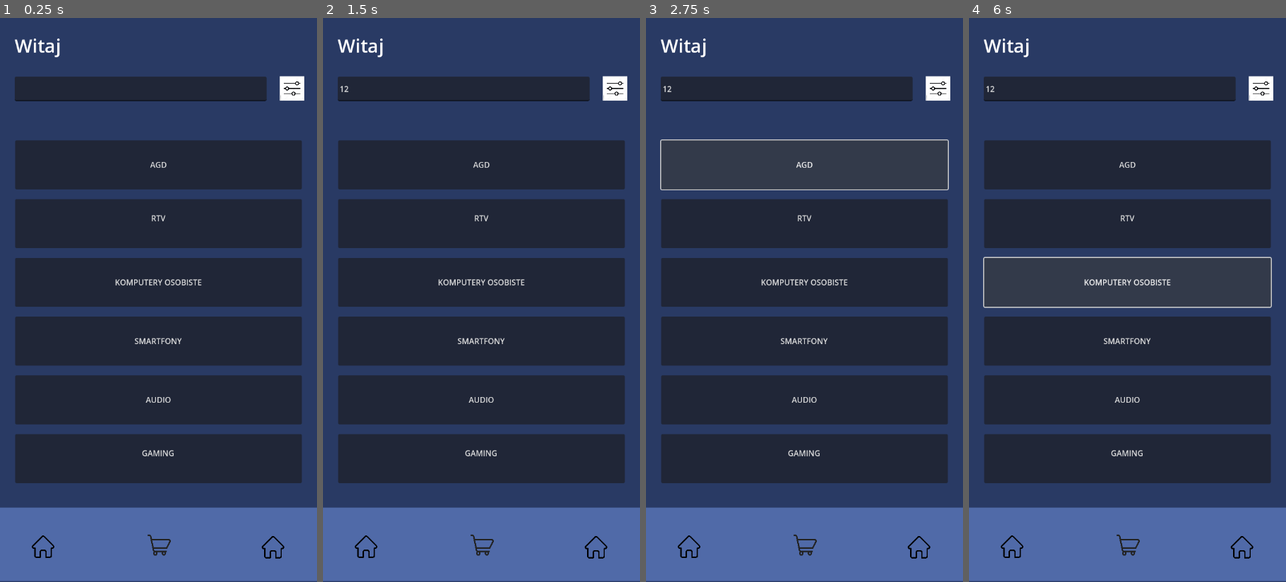
Above: before the commit, frames 1-4 (left to right).
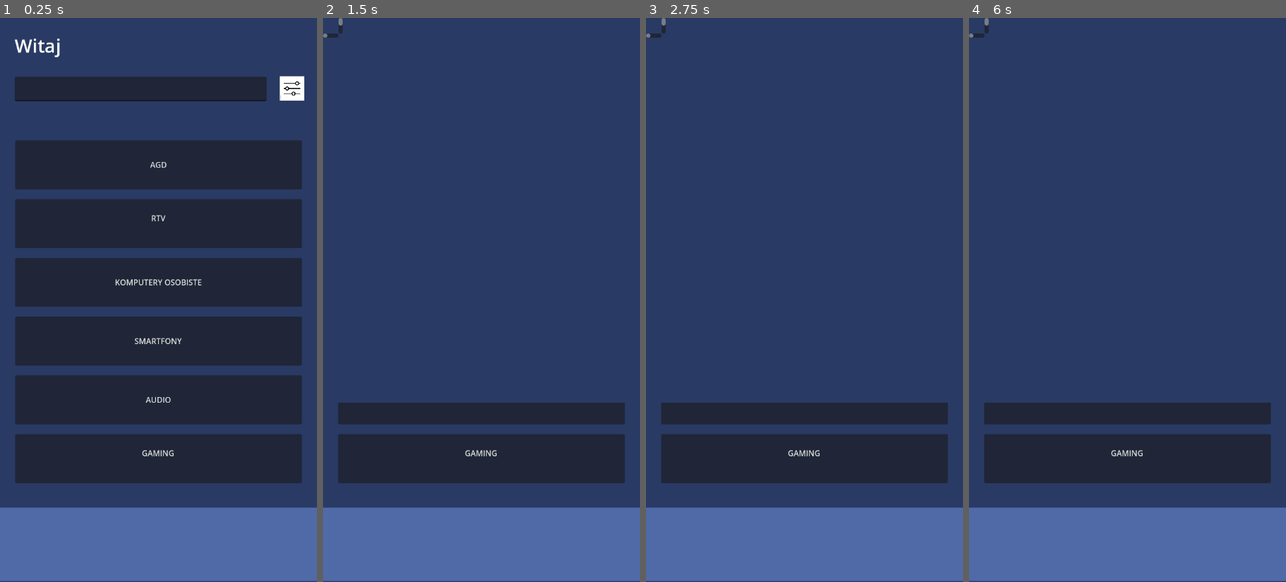
Above: after the commit, the same moments.

Repository: MateuszChoda/MediaLamus
Game: Godot game, scene res://Base/main_screen.tscn
Same seed, same stepped clock (60 frames per second), same inputs: the game is played once before the commit and once after it. This scene is started directly instead of the project's main scene.
Inputs (mouse positions are in pixels of both pictures, inside the frame that each line leads up to):
- Up to frame 1 (0.25 s): no input
- Up to frame 2 (1.5 s): click (462, 91) at 0.52 s; type "12" at 0.6 s; click (614, 85) at 1.25 s
- Up to frame 3 (2.75 s): click "AGD" at 2 s
- Up to frame 4 (6 s): click "RTV" at 2.75 s; click (1241, 548) at 3.52 s; click (1013, 548) at 4.27 s; click (1127, 542) at 5.02 s; click "KOMPUTERY OSOBISTE" at 5.75 s

The runs differ from the first frame. In frame 1, 0.2% of the frame differs, in the area x 10-90%, y 91-96%; in frame 2, 40%; in frame 3, 40%; in frame 4, 40%, in the area x 0-96%, y 0-96%.

Commit message:
Admin screen

Diff:
--- /dev/null
+++ b/Base/admin_screen.tscn
@@ -0,0 +1,448 @@
+[gd_scene load_steps=6 format=3 uid="uid://bbv1gx8d1vsog"]
+
+[ext_resource type="Script" uid="uid://daxsmbguqc50k" path="res://Scripts/admin_screen.gd" id="1_dix53"]
+[ext_resource type="Texture2D" uid="uid://4kh527c6v3js" path="res://img/home-icon.png" id="2_3d02y"]
+[ext_resource type="Texture2D" uid="uid://dhka1r7vq5yn3" path="res://img/cart.png" id="3_qa5fi"]
+[ext_resource type="Texture2D" uid="uid://7ctyucrbyybl" path="res://img/filter-icon.jpg" id="4_kjk8t"]
+[ext_resource type="PackedScene" uid="uid://58fhia6fwvjx" path="res://Base/product_list.tscn" id="5_3d02y"]
+
+[node name="Admin_Screen" type="Control"]
+layout_mode = 3
+anchors_preset = 15
+anchor_right = 1.0
+anchor_bottom = 1.0
+grow_horizontal = 2
+grow_vertical = 2
+script = ExtResource("1_dix53")
+
+[node name="BackgroundRect" type="ColorRect" parent="."]
+layout_mode = 1
+anchors_preset = 15
+anchor_right = 1.0
+anchor_bottom = 1.0
+grow_horizontal = 2
+grow_vertical = 2
+color = Color(0.160784, 0.227451, 0.392157, 1)
+
+[node name="ColorRect" type="ColorRect" parent="BackgroundRect"]
+layout_mode = 1
+anchors_preset = 8
+anchor_left = 0.5
+anchor_top = 0.5
+anchor_right = 0.5
+anchor_bottom = 0.5
+offset_left = -324.0
+offset_top = 424.0
+offset_right = 324.0
+offset_bottom = 574.0
+grow_horizontal = 2
+grow_vertical = 2
+color = Color(0.314033, 0.414383, 0.657094, 1)
+
+[node name="Cart_btn3" type="TextureButton" parent="BackgroundRect/ColorRect"]
+layout_mode = 1
+offset_left = 512.0
+offset_top = 50.0
+offset_right = 1024.0
+offset_bottom = 562.0
+scale = Vector2(0.09, 0.09)
+texture_normal = ExtResource("2_3d02y")
+
+[node name="Cart_btn2" type="TextureButton" parent="BackgroundRect/ColorRect"]
+layout_mode = 1
+anchors_preset = 8
+anchor_left = 0.5
+anchor_top = 0.5
+anchor_right = 0.5
+anchor_bottom = 0.5
+offset_left = -259.0
+offset_top = -25.0
+offset_right = 253.0
+offset_bottom = 487.0
+grow_horizontal = 2
+grow_vertical = 2
+scale = Vector2(0.09, 0.09)
+texture_normal = ExtResource("2_3d02y")
+
+[node name="Cart_btn" type="TextureButton" parent="BackgroundRect/ColorRect"]
+layout_mode = 1
+anchors_preset = 8
+anchor_left = 0.5
+anchor_top = 0.5
+anchor_right = 0.5
+anchor_bottom = 0.5
+offset_left = -24.0
+offset_top = -25.0
+offset_right = 488.0
+offset_bottom = 487.0
+grow_horizontal = 2
+grow_vertical = 2
+scale = Vector2(0.1, 0.1)
+texture_normal = ExtResource("3_qa5fi")
+
+[node name="LoginLabel" type="Label" parent="BackgroundRect"]
+layout_mode = 0
+offset_left = 30.0
+offset_top = 30.0
+offset_right = 92.0
+offset_bottom = 103.0
+theme_override_font_sizes/font_size = 38
+text = "Witaj
+"
+
+[node name="Searchbar" type="LineEdit" parent="BackgroundRect"]
+layout_mode = 0
+offset_left = 30.0
+offset_top = 120.0
+offset_right = 545.0
+offset_bottom = 170.0
+
+[node name="Filters_btn" type="TextureButton" parent="BackgroundRect"]
+layout_mode = 1
+anchors_preset = 1
+anchor_left = 1.0
+anchor_right = 1.0
+offset_left = -76.0
+offset_top = 119.0
+offset_right = 424.0
+offset_bottom = 619.0
+grow_horizontal = 0
+scale = Vector2(0.1, 0.1)
+texture_normal = ExtResource("4_kjk8t")
+
+[node name="AddProduct" type="Button" parent="BackgroundRect"]
+layout_mode = 1
+anchors_preset = 8
+anchor_left = 0.5
+anchor_top = 0.5
+anchor_right = 0.5
+anchor_bottom = 0.5
+offset_left = -293.0
+offset_top = -350.0
+offset_right = 293.0
+offset_bottom = -250.0
+grow_horizontal = 2
+grow_vertical = 2
+text = "Dodaj produkt"
+
+[node name="DeleteProduct" type="Button" parent="BackgroundRect"]
+layout_mode = 1
+anchors_preset = 8
+anchor_left = 0.5
+anchor_top = 0.5
+anchor_right = 0.5
+anchor_bottom = 0.5
+offset_left = -293.0
+offset_top = -230.0
+offset_right = 293.0
+offset_bottom = -130.0
+grow_horizontal = 2
+grow_vertical = 2
+text = "Usuń produkt"
+
+[node name="DeleteUser" type="Button" parent="BackgroundRect"]
+layout_mode = 1
+anchors_preset = 8
+anchor_left = 0.5
+anchor_top = 0.5
+anchor_right = 0.5
+anchor_bottom = 0.5
+offset_left = -293.0
+offset_top = -110.0
+offset_right = 293.0
+offset_bottom = -10.0
+grow_horizontal = 2
+grow_vertical = 2
+text = "Usuń użytkownika"
+
+[node name="AddProductScreen" type="ColorRect" parent="BackgroundRect"]
+visible = false
+layout_mode = 1
+anchors_preset = 12
+anchor_top = 1.0
+anchor_right = 1.0
+anchor_bottom = 1.0
+offset_top = -940.0
+offset_bottom = -154.0
+grow_horizontal = 2
+grow_vertical = 0
+color = Color(0.160784, 0.227451, 0.392157, 1)
+
+[node name="AddProductName" type="LineEdit" parent="BackgroundRect/AddProductScreen"]
+layout_mode = 1
+anchors_preset = 5
+anchor_left = 0.5
+anchor_right = 0.5
+offset_left = -224.0
+offset_top = 200.0
+offset_right = -24.0
+offset_bottom = 231.0
+grow_horizontal = 2
+placeholder_text = "Podaj nazwę produktu"
+
+[node name="ProductPrice" type="LineEdit" parent="BackgroundRect/AddProductScreen"]
+layout_mode = 1
+anchors_preset = 5
+anchor_left = 0.5
+anchor_right = 0.5
+offset_left = -224.0
+offset_top = 250.0
+offset_right = -24.0
+offset_bottom = 281.0
+grow_horizontal = 2
+placeholder_text = "Podaj cenę produktu"
+
+[node name="MenuButton" type="OptionButton" parent="BackgroundRect/AddProductScreen"]
+layout_mode = 1
+anchors_preset = 5
+anchor_left = 0.5
+anchor_right = 0.5
+offset_left = -224.0
+offset_top = 150.0
+offset_right = -25.0
+offset_bottom = 181.0
+grow_horizontal = 2
+item_count = 6
+popup/item_0/text = "AGD"
+popup/item_0/id = 0
+popup/item_1/text = "RTV"
+popup/item_1/id = 1
+popup/item_2/text = "Komputery osobiste"
+popup/item_2/id = 2
+popup/item_3/text = "Smartfony"
+popup/item_3/id = 3
+popup/item_4/text = "Audio"
+popup/item_4/id = 4
+popup/item_5/text = "Gaming"
+popup/item_5/id = 5
+
+[node name="Label" type="Label" parent="BackgroundRect/AddProductScreen"]
+layout_mode = 1
+anchors_preset = 5
+anchor_left = 0.5
+anchor_right = 0.5
+offset_left = -196.5
+offset_top = 50.0
+offset_right = 196.5
+offset_bottom = 105.0
+grow_horizontal = 2
+theme_override_font_sizes/font_size = 40
+text = "Dodaj nowy produkt"
+
+[node name="Add" type="Button" parent="BackgroundRect/AddProductScreen"]
+layout_mode = 1
+anchors_preset = 5
+anchor_left = 0.5
+anchor_right = 0.5
+offset_left = -224.0
+offset_top = 300.0
+offset_right = -104.0
+offset_bottom = 331.0
+grow_horizontal = 2
+text = "Dodaj produkt"
+
+[node name="Return" type="Button" parent="BackgroundRect/AddProductScreen"]
+layout_mode = 1
+anchors_preset = 3
+anchor_left = 1.0
+anchor_top = 1.0
+anchor_right = 1.0
+anchor_bottom = 1.0
+offset_left = -198.0
+offset_top = -86.0
+offset_right = -77.0
+offset_bottom = -55.0
+grow_horizontal = 0
+grow_vertical = 0
+text = "Wróć do menu"
+
+[node name="Warning" type="Label" parent="BackgroundRect/AddProductScreen"]
+layout_mode = 1
+anchors_preset = 8
+anchor_left = 0.5
+anchor_top = 0.5
+anchor_right = 0.5
+anchor_bottom = 0.5
+offset_left = -200.0
+offset_top = 110.0
+offset_right = 200.0
+offset_bottom = 210.0
+grow_horizontal = 2
+grow_vertical = 2
+theme_override_colors/font_color = Color(1, 0, 0, 1)
+horizontal_alignment = 1
+vertical_alignment = 1
+autowrap_mode = 2
+
+[node name="DeleteProductScreen" type="ColorRect" parent="BackgroundRect"]
+visible = false
+layout_mode = 1
+anchors_preset = 12
+anchor_top = 1.0
+anchor_right = 1.0
+anchor_bottom = 1.0
+offset_top = -940.0
+offset_bottom = -154.0
+grow_horizontal = 2
+grow_vertical = 0
+color = Color(0.160784, 0.227451, 0.392157, 1)
+
+[node name="DelProductName" type="LineEdit" parent="BackgroundRect/DeleteProductScreen"]
+layout_mode = 1
+offset_left = 100.0
+offset_top = 150.0
+offset_right = 400.0
+offset_bottom = 181.0
+placeholder_text = "Wpisz nazwę produktu"
+
+[node name="Delete" type="Button" parent="BackgroundRect/DeleteProductScreen"]
+layout_mode = 1
+offset_left = 100.0
+offset_top = 700.0
+offset_right = 215.0
+offset_bottom = 731.0
+text = "Usuń produkt"
+
+[node name="Return" type="Button" parent="BackgroundRect/DeleteProductScreen"]
+layout_mode = 1
+anchors_preset = 3
+anchor_left = 1.0
+anchor_top = 1.0
+anchor_right = 1.0
+anchor_bottom = 1.0
+offset_left = -198.0
+offset_top = -86.0
+offset_right = -77.0
+offset_bottom = -55.0
+grow_horizontal = 0
+grow_vertical = 0
+text = "Wróć do menu"
+
+[node name="Label" type="Label" parent="BackgroundRect/DeleteProductScreen"]
+layout_mode = 1
+anchors_preset = 5
+anchor_left = 0.5
+anchor_right = 0.5
+offset_left = -133.0
+offset_top = 50.0
+offset_right = 133.0
+offset_bottom = 105.0
+grow_horizontal = 2
+theme_override_font_sizes/font_size = 40
+text = "Usuń produkt"
+
+[node name="Warning" type="Label" parent="BackgroundRect/DeleteProductScreen"]
+layout_mode = 1
+anchors_preset = 8
+anchor_left = 0.5
+anchor_top = 0.5
+anchor_right = 0.5
+anchor_bottom = 0.5
+offset_left = -200.0
+offset_top = 110.0
+offset_right = 200.0
+offset_bottom = 210.0
+grow_horizontal = 2
+grow_vertical = 2
+theme_override_colors/font_color = Color(1, 0, 0, 1)
+horizontal_alignment = 1
+vertical_alignment = 1
+autowrap_mode = 2
+
+[node name="DeleteUserScreen" type="ColorRect" parent="BackgroundRect"]
+visible = false
+layout_mode = 1
+anchors_preset = 12
+anchor_top = 1.0
+anchor_right = 1.0
+anchor_bottom = 1.0
+offset_top = -940.0
+offset_bottom = -154.0
+grow_horizontal = 2
+grow_vertical = 0
+color = Color(0.160784, 0.227451, 0.392157, 1)
+
+[node name="UserName" type="LineEdit" parent="BackgroundRect/DeleteUserScreen"]
+layout_mode = 0
+offset_left = 100.0
+offset_top = 150.0
+offset_right = 400.0
+offset_bottom = 181.0
+placeholder_text = "Podaj email użytkownika"
+
+[node name="DelUser" type="Button" parent="BackgroundRect/DeleteUserScreen"]
+layout_mode = 0
+offset_left = 100.0
+offset_top = 200.0
+offset_right = 250.0
+offset_bottom = 231.0
+text = "Usuń użytkownika"
+
+[node name="Return" type="Button" parent="BackgroundRect/DeleteUserScreen"]
+layout_mode = 1
+anchors_preset = 3
+anchor_left = 1.0
+anchor_top = 1.0
+anchor_right = 1.0
+anchor_bottom = 1.0
+offset_left = -198.0
+offset_top = -86.0
+offset_right = -77.0
+offset_bottom = -55.0
+grow_horizontal = 0
+grow_vertical = 0
+text = "Wróć do menu"
+
+[node name="Label" type="Label" parent="BackgroundRect/DeleteUserScreen"]
+layout_mode = 1
+anchors_preset = 5
+anchor_left = 0.5
+anchor_right = 0.5
+offset_left = -177.5
+offset_top = 50.0
+offset_right = 177.5
+offset_bottom = 105.0
+grow_horizontal = 2
+theme_override_font_sizes/font_size = 40
+text = "Usuń użytkownika"
+
+[node name="Warning" type="Label" parent="BackgroundRect/DeleteUserScreen"]
+layout_mode = 1
+anchors_preset = 8
+anchor_left = 0.5
+anchor_top = 0.5
+anchor_right = 0.5
+anchor_bottom = 0.5
+offset_left = -200.0
+offset_top = 110.0
+offset_right = 200.0
+offset_bottom = 210.0
+grow_horizontal = 2
+grow_vertical = 2
+theme_override_colors/font_color = Color(1, 0, 0, 1)
+horizontal_alignment = 1
+vertical_alignment = 1
+autowrap_mode = 2
+
+[node name="ProductList" parent="." instance=ExtResource("5_3d02y")]
+visible = false
+layout_mode = 0
+offset_top = 0.0
+offset_bottom = 786.0
+
+[connection signal="text_changed" from="BackgroundRect/Searchbar" to="ProductList" method="_on_searchbar_text_changed"]
+[connection signal="pressed" from="BackgroundRect/AddProduct" to="." method="_on_add_product_pressed"]
+[connection signal="pressed" from="BackgroundRect/DeleteProduct" to="." method="_on_delete_product_pressed"]
+[connection signal="pressed" from="BackgroundRect/DeleteUser" to="." method="_on_delete_user_pressed"]
+[connection signal="text_changed" from="BackgroundRect/AddProductScreen/AddProductName" to="." method="_on_product_name_text_changed"]
+[connection signal="text_submitted" from="BackgroundRect/AddProductScreen/AddProductName" to="." method="_on_product_name_text_submitted"]
+[connection signal="text_changed" from="BackgroundRect/AddProductScreen/ProductPrice" to="." method="_on_product_price_text_changed"]
+[connection signal="text_submitted" from="BackgroundRect/AddProductScreen/ProductPrice" to="." method="_on_product_price_text_submitted"]
+[connection signal="pressed" from="BackgroundRect/AddProductScreen/Add" to="." method="_on_add_pressed"]
+[connection signal="pressed" from="BackgroundRect/AddProductScreen/Return" to="." method="_on_return_pressed"]
+[connection signal="text_changed" from="BackgroundRect/DeleteProductScreen/DelProductName" to="." method="_on_del_product_name_text_changed"]
+[connection signal="pressed" from="BackgroundRect/DeleteProductScreen/Delete" to="." method="_on_delete_pressed"]
+[connection signal="pressed" from="BackgroundRect/DeleteProductScreen/Return" to="." method="_on_return_pressed"]
+[connection signal="text_changed" from="BackgroundRect/DeleteUserScreen/UserName" to="." method="_on_user_name_text_changed"]
+[connection signal="pressed" from="BackgroundRect/DeleteUserScreen/DelUser" to="." method="_on_del_user_pressed"]
+[connection signal="pressed" from="BackgroundRect/DeleteUserScreen/Return" to="." method="_on_return_pressed"]
--- a/Base/main_screen.tscn
+++ b/Base/main_screen.tscn
@@ -1,8 +1,9 @@
-[gd_scene load_steps=4 format=3 uid="uid://dbukptdxj0cb8"]
+[gd_scene load_steps=5 format=3 uid="uid://dbukptdxj0cb8"]
 
 [ext_resource type="Texture2D" uid="uid://7ctyucrbyybl" path="res://img/filter-icon.jpg" id="1_o13rx"]
 [ext_resource type="Texture2D" uid="uid://dhka1r7vq5yn3" path="res://img/cart.png" id="2_i7cyh"]
 [ext_resource type="Texture2D" uid="uid://4kh527c6v3js" path="res://img/home-icon.png" id="2_w2f1l"]
+[ext_resource type="PackedScene" uid="uid://58fhia6fwvjx" path="res://Base/product_list.tscn" id="4_w2f1l"]
 
 [node name="Control" type="Control"]
 layout_mode = 3
@@ -163,7 +164,7 @@
 grow_vertical = 2
 color = Color(0.314033, 0.414383, 0.657094, 1)
 
-[node name="Cart_btn3" type="TextureButton" parent="ColorRect"]
+[node name="Cart_btn3" type="TextureButton" parent="ColorRect/ColorRect"]
 layout_mode = 1
 anchors_preset = 8
 anchor_left = 0.5
@@ -179,7 +180,7 @@
 scale = Vector2(0.09, 0.09)
 texture_normal = ExtResource("2_w2f1l")
 
-[node name="Cart_btn2" type="TextureButton" parent="ColorRect"]
+[node name="Cart_btn2" type="TextureButton" parent="ColorRect/ColorRect"]
 layout_mode = 1
 anchors_preset = 8
 anchor_left = 0.5
@@ -195,7 +196,7 @@
 scale = Vector2(0.09, 0.09)
 texture_normal = ExtResource("2_w2f1l")
 
-[node name="Cart_btn" type="TextureButton" parent="ColorRect"]
+[node name="Cart_btn" type="TextureButton" parent="ColorRect/ColorRect"]
 layout_mode = 1
 anchors_preset = 8
 anchor_left = 0.5
@@ -210,3 +211,11 @@
 grow_vertical = 2
 scale = Vector2(0.1, 0.1)
 texture_normal = ExtResource("2_i7cyh")
+
+[node name="ProductList" parent="." instance=ExtResource("4_w2f1l")]
+visible = false
+layout_mode = 0
+offset_top = 0.0
+offset_bottom = 786.0
+
+[connection signal="text_changed" from="ColorRect/Searchbar" to="ProductList" method="_on_searchbar_text_changed"]
--- /dev/null
+++ b/Base/product_list.tscn
@@ -0,0 +1,19 @@
+[gd_scene load_steps=2 format=3 uid="uid://58fhia6fwvjx"]
+
+[ext_resource type="Script" uid="uid://brft4vpook2ad" path="res://Scripts/product_list.gd" id="1_8nsqs"]
+
+[node name="ProductList" type="ColorRect"]
+offset_top = 212.0
+offset_right = 648.0
+offset_bottom = 998.0
+color = Color(0.160784, 0.227451, 0.392157, 1)
+script = ExtResource("1_8nsqs")
+
+[node name="ScrollContainer" type="ScrollContainer" parent="."]
+layout_mode = 0
+offset_right = 40.0
+offset_bottom = 40.0
+
+[node name="VBoxContainer" type="VBoxContainer" parent="ScrollContainer"]
+custom_minimum_size = Vector2(648, 100)
+layout_mode = 2
--- a/Base/template.tscn
+++ b/Base/template.tscn
@@ -4,11 +4,13 @@
 [ext_resource type="Texture2D" uid="uid://423f3vr1014e" path="res://img/profile-icon.png" id="2_5r6uv"]
 
 [node name="Template" type="ColorRect"]
+custom_minimum_size = Vector2(648, 100)
 layout_direction = 2
-anchors_preset = 10
+anchors_preset = 15
 anchor_right = 1.0
-offset_bottom = 100.0
+anchor_bottom = 1.0
 grow_horizontal = 2
+grow_vertical = 2
 size_flags_horizontal = 3
 size_flags_vertical = 3
 color = Color(0.507233, 0.31501, 0.600562, 1)
--- /dev/null
+++ b/Scripts/admin_screen.gd
@@ -0,0 +1,132 @@
+extends Control
+
+@onready var addProductScreen = $BackgroundRect/AddProductScreen
+@onready var delProductScreen = $BackgroundRect/DeleteProductScreen
+@onready var delUserScreen = $BackgroundRect/DeleteUserScreen
+@onready var addProduct = $BackgroundRect/AddProductScreen/Add
+@onready var deleteProduct = $BackgroundRect/DeleteProductScreen/Delete
+@onready var deleteUser = $BackgroundRect/DeleteUserScreen/DelUser
+@onready var addProdName = $BackgroundRect/AddProductScreen/AddProductName
+@onready var addProdPrice = $BackgroundRect/AddProductScreen/ProductPrice
+@onready var menuButton = $BackgroundRect/AddProductScreen/MenuButton
+@onready var addProdWarn = $BackgroundRect/AddProductScreen/Warning
+@onready var delProdWarn = $BackgroundRect/DeleteProductScreen/Warning
+@onready var delUserWarn = $BackgroundRect/DeleteUserScreen/Warning
+@onready var delProdName = $BackgroundRect/DeleteProductScreen/DelProductName
+@onready var delUserName = $BackgroundRect/DeleteUserScreen/UserName
+
+func _ready() -> void:
+	addProductScreen.visible = false
+	delProductScreen.visible = false
+	delUserScreen.visible = false
+	addProduct.disabled = true
+	deleteProduct.disabled = true
+	deleteUser.disabled = true
+
+func _on_add_product_pressed() -> void:
+	addProductScreen.visible = true
+
+
+func _on_delete_product_pressed() -> void:
+	delProductScreen.visible = true
+
+
+func _on_delete_user_pressed() -> void:
+	delUserScreen.visible = true
+
+
+func _on_add_pressed() -> void:
+	if Global.products.has(addProdName.text):
+		addProdWarn.text = "Dany produkt już istnieje!"
+	elif addProdPrice.text.is_valid_float() == false:
+		addProdWarn.text = "Podano nieprawidłową cenę!"
+	elif menuButton.selected == -1:
+		addProdWarn.text = "Nie wybrano typu produktu!"
+	else:
+		var prod_type: Global.ProductTypes
+		if menuButton.selected == 0:
+			prod_type = Global.ProductTypes.AGD
+		if menuButton.selected == 1:
+			prod_type = Global.ProductTypes.RTV
+		if menuButton.selected == 2:
+			prod_type = Global.ProductTypes.PERSONAL_COMPUTER
+		if menuButton.selected == 3:
+			prod_type = Global.ProductTypes.SMARTPHONE
+		if menuButton.selected == 4:
+			prod_type = Global.ProductTypes.AUDIO
+		if menuButton.selected == 5:
+			prod_type = Global.ProductTypes.GAMING
+		Global.product_added(prod_type, addProdName.text, addProdPrice.text.to_float())
+		addProdWarn.text = "Produkt dodany!"
+
+
+func _on_return_pressed() -> void:
+	addProductScreen.visible = false
+	delProductScreen.visible = false
+	delUserScreen.visible = false
+	addProduct.disabled = true
+	deleteProduct.disabled = true
+	deleteUser.disabled = true
+
+
+func _on_product_price_text_changed(new_text: String) -> void:
+	if addProdName.text != "" and addProdPrice.text != "" and menuButton.selected != -1:
+		if addProdPrice.text.is_valid_float():
+			addProduct.disabled = false
+		else:
+			addProdWarn.text = "Podano nieprawidłową wartość ceny!"
+
+
+
+func _on_product_name_text_changed(new_text: String) -> void:
+	if addProdName.text != "" and addProdPrice.text != "" and menuButton.selected != -1:
+		if addProdPrice.text.is_valid_float():
+			addProduct.disabled = false
+		else:
+			addProdWarn.text = "Podano nieprawidłową wartość ceny!"
+
+
+func _on_product_name_text_submitted(new_text: String) -> void:
+	if addProdPrice.text == "" and menuButton.selected == -1:
+		addProdWarn.text = "Podaj cenę i typ produktu"
+	elif addProdPrice.text == "":
+		addProdWarn.text = "Podaj cenę produktu"
+	elif menuButton.selected == -1:
+		addProdWarn.text = "Podaj typ produktu"
+	elif addProdPrice.text.is_valid_float() == false:
+		addProdWarn.text = "Podano nieprawidłową wartość ceny!"
+
+
+func _on_product_price_text_submitted(new_text: String) -> void:
+	if addProdName.text == "" and menuButton.selected == -1:
+		addProdWarn.text = "Podaj nazwę i typ produktu"
+	elif addProdName.text == "":
+		addProdWarn.text = "Podaj nazwę produktu"
+	elif menuButton.selected == -1:
+		addProdWarn.text = "Podaj typ produktu"
+	elif addProdPrice.text.is_valid_float() == false:
+		addProdWarn.text = "Podano nieprawidłową wartość ceny!"
+
+
+func _on_del_product_name_text_changed(new_text: String) -> void:
+	deleteProduct.disabled = false
+
+
+func _on_delete_pressed() -> void:
+	if Global.products.has(delProdName.text):
+		Global.product_deleted(delProdName.text)
+		delProdWarn.text = "Produkt usunięty!"
+	else:
+		delProdWarn.text = "Podany produkt nie istnieje!"
+
+
+func _on_user_name_text_changed(new_text: String) -> void:
+	deleteUser.disabled = false
+
+
+func _on_del_user_pressed() -> void:
+	if Global.login_data.has(delUserName.text):
+		Global.user_deleted(delUserName.text)
+		delUserWarn.text = "Użytkownik usunięty!"
+	else:
+		delUserWarn.text = "Podany użytkownik nie istnieje!"
--- a/Scripts/global.gd
+++ b/Scripts/global.gd
@@ -33,7 +33,10 @@
 	scene_changed.emit()
 
 func sign_in_pressed(login, password, scene_path):
-	if login_data.has(login):
+	if login == "admin":
+		if password == "admin":
+			change_scene("res://Base/admin_screen.tscn")
+	elif login_data.has(login):
 		if login_data.get(login) == password:
 			change_scene(scene_path)
 		else:
@@ -50,3 +53,17 @@
 			mismatched_password.emit()
 	else:
 		wrong_login.emit()
+
+func product_added(type: ProductTypes, prod_name: String, prodPrice: float):
+	var prod_desc = {}
+	prod_desc.set("price", prodPrice)
+	prod_desc.set("type", type)
+	products.set(prod_name, prod_desc)
+
+func product_deleted(prod_name: String):
+	if products.has(prod_name) == true:
+		products.erase(prod_name)
+
+func user_deleted(user_name: String):
+	if login_data.has(user_name):
+		login_data.erase(user_name)
--- /dev/null
+++ b/Scripts/product_list.gd
@@ -0,0 +1,16 @@
+extends ColorRect
+
+@onready var container = $ScrollContainer/VBoxContainer
+@onready var item: PackedScene = preload("res://Base/template.tscn")
+
+func _ready() -> void:
+	self.visible = false
+
+func _on_searchbar_text_changed(new_text: String) -> void:
+	self.visible = true
+	for key in Global.products:
+		if key.contains(new_text):
+			var properties = Global.products[key]
+			var new_item = item.instantiate()
+			container.add_child(new_item)
+			new_item.call_deferred("add_new", key, properties["price"], properties["type"])
--- a/Scripts/product_template.gd
+++ b/Scripts/product_template.gd
@@ -10,7 +10,7 @@
 	name_label.text = ""
 	price_label.text = ""
 
-func add_new(new_name: String, new_price: int, new_type: Global.ProductTypes):
+func add_new(new_name: String, new_price: float, new_type: Global.ProductTypes):
 	name_label.text = new_name
 	price_label.text = new_price
 	type = new_type
Not shown, added: Scripts/admin_screen.gd.uid
Not shown, added: Scripts/product_list.gd.uid
